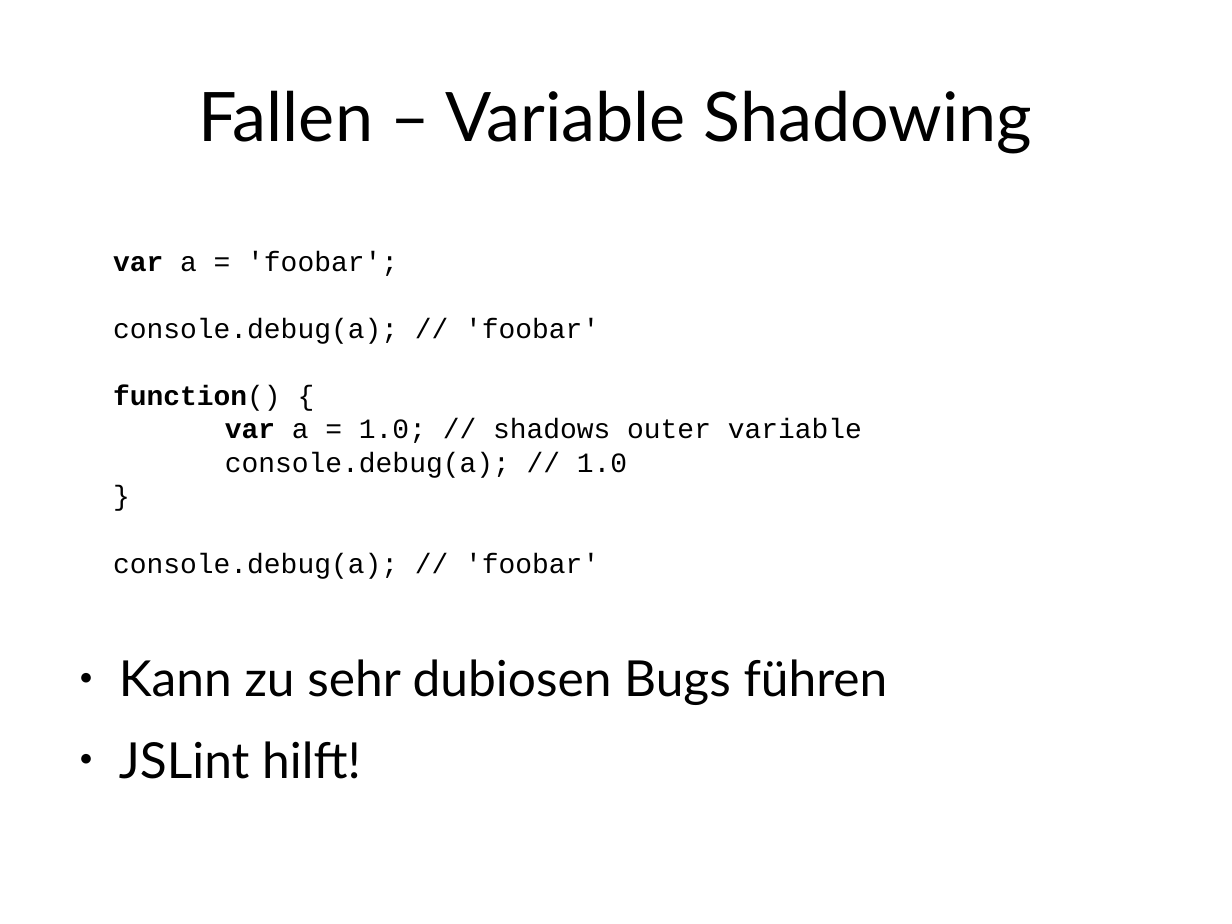
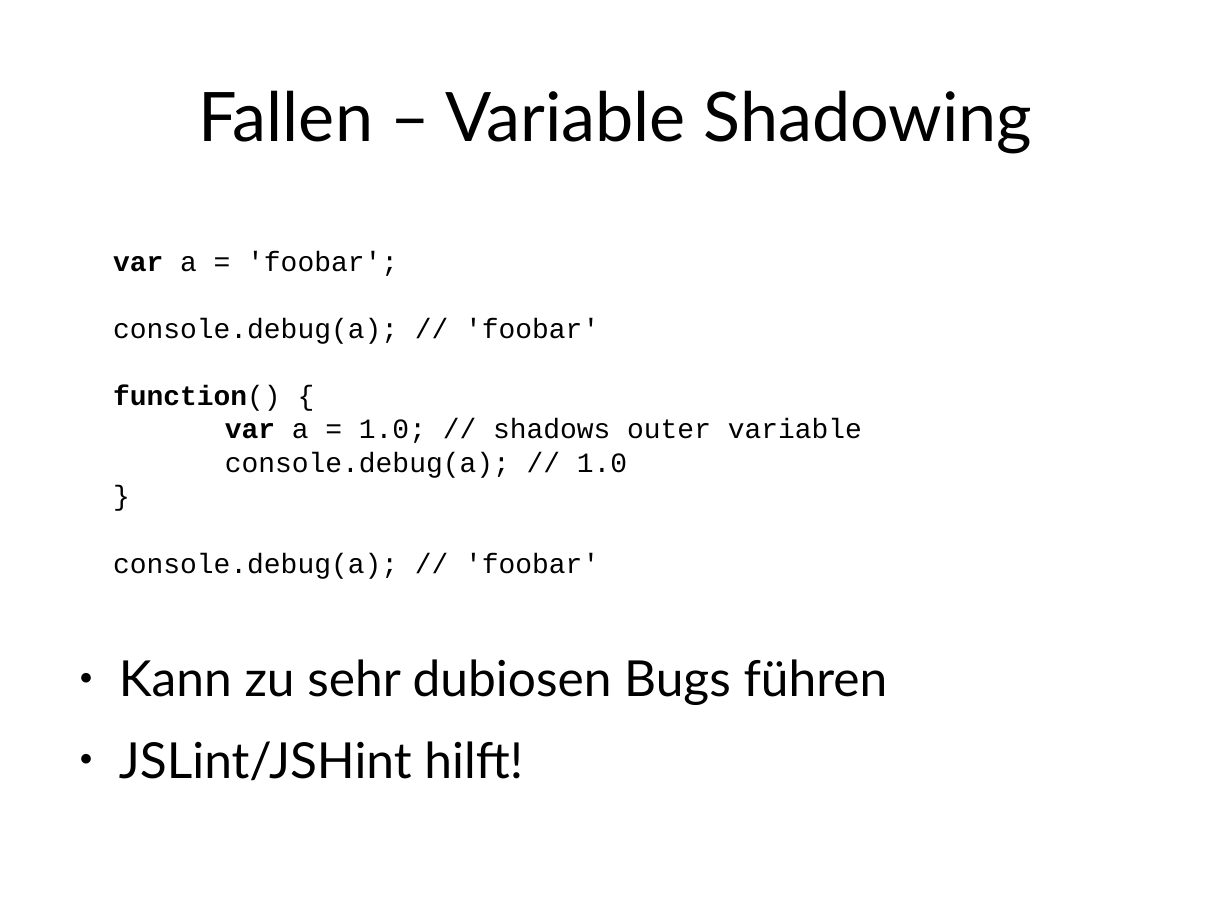
Before and after one commit to Weltraumschaf/Slides, a slide deck: slide 42 of JavaScript-Es_ist_nicht_C/JavaScript-ItsNotC.odp. Drawn at 1232x924 pixels with LibreOffice and Linux fonts; fonts in the diff are those of the drawing. Boxes give left, top, right and bottom in pixels: in the first picture for what was removed or moved away, otherwise in the second. Text is boxed around its words. In the diff, an @@ line names an element or a change of style, - is before the commit and + after.

```diff
--- a/JavaScript-Es_ist_nicht_C/JavaScript-ItsNotC.odp
+++ b/JavaScript-Es_ist_nicht_C/JavaScript-ItsNotC.odp
@@ text at bbox=[119, 741, 523, 781]: text changed @@
-● JSLint hilft!
+● JSLint/JSHint hilft!
```
Also in this commit, not shown: 6 other slides changed, 1 other file.
